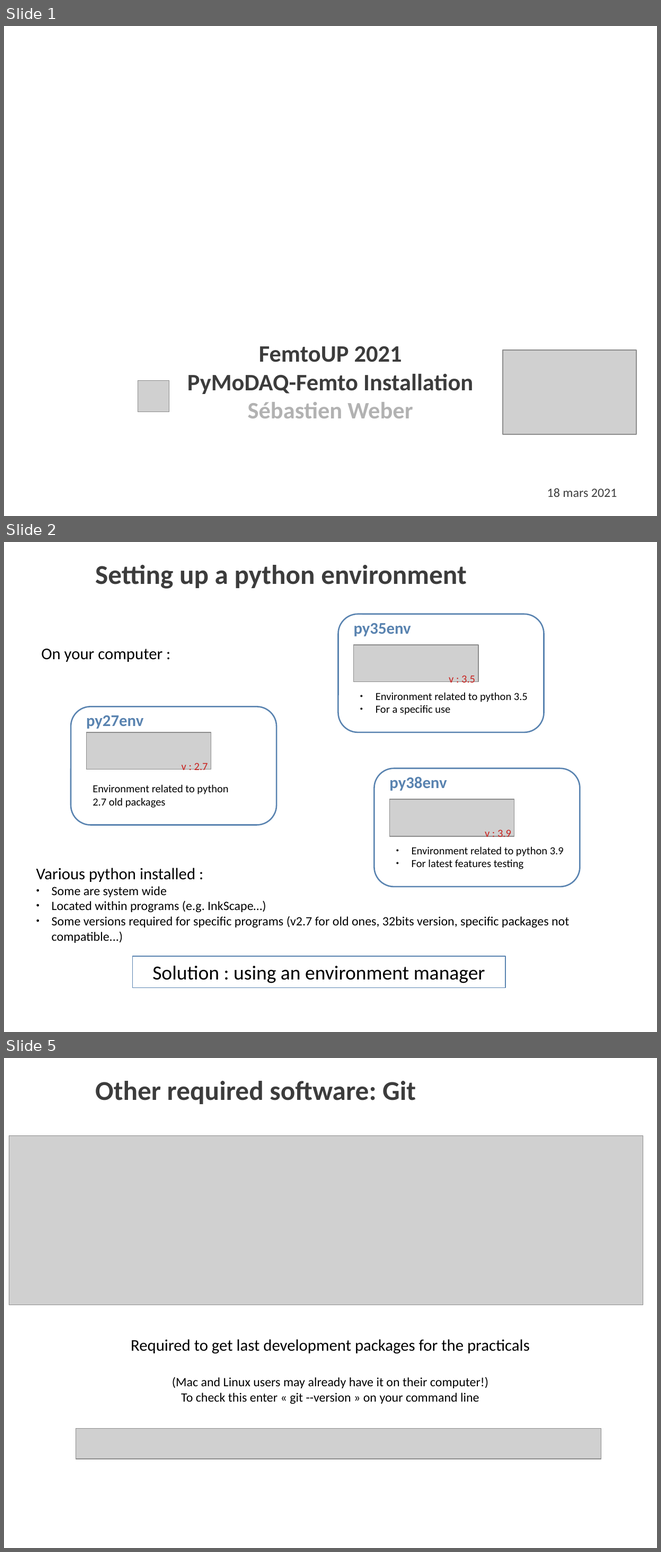
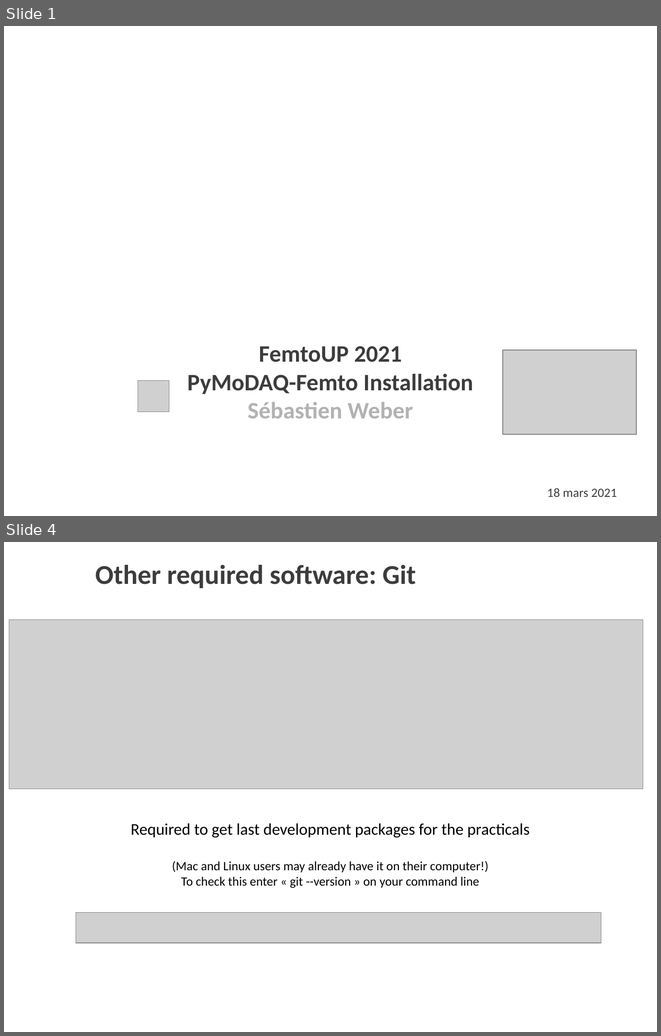
Before and after one commit to Ecole-Femto-2021/installation, a slide deck: install PyMoDAQ Femto.odp. Shown one above the other, each under a label of ours: slides 1, 2 and 5 before the commit, slides 1 and 4 after it; the slides between them are not shown. The pictures are 661x1552 and 661x1036 pixels, drawn with LibreOffice and Linux fonts; fonts in the diff are those of the drawing; grey boxes stand for pictures; background and template pictures are left out. Boxes give left, top, right and bottom in pixels: in the first picture for what was removed or moved away, otherwise in the second. Text is boxed around its words. In the diff, an @@ line names an element or a change of style, - is before the commit and + after.

Commit message:
added presentation to install the env

```diff
--- a/install PyMoDAQ Femto.odp
+++ b/install PyMoDAQ Femto.odp
@@ slide 2 removed at (x1=4, y1=542, x2=657, y2=1032), background picture (left out) @@
@@ text removed at (x1=95, y1=565, x2=466, y2=589) @@
-Setting up a python environment
@@ rounded rectangle removed at (x1=338, y1=614, x2=544, y2=732) @@
@@ text removed at (x1=354, y1=623, x2=411, y2=636) @@
-py35env
@@ text removed at (x1=41, y1=649, x2=162, y2=662) @@
-On your computer :
@@ picture removed at (x1=353, y1=644, x2=478, y2=682) @@
@@ text removed at (x1=449, y1=675, x2=475, y2=686) @@
-v : 3.5
@@ text removed at (x1=376, y1=692, x2=528, y2=715) @@
-● Environment related to python 3.5
-● For a specific use
@@ rounded rectangle removed at (x1=71, y1=706, x2=276, y2=824) @@
@@ text removed at (x1=86, y1=715, x2=143, y2=729) @@
-py27env
@@ picture removed at (x1=86, y1=732, x2=211, y2=769) @@
@@ text removed at (x1=182, y1=762, x2=208, y2=773) @@
-v : 2.7
@@ rounded rectangle removed at (x1=374, y1=768, x2=580, y2=886) @@
@@ text removed at (x1=389, y1=776, x2=447, y2=791) @@
-py38env
@@ text removed at (x1=93, y1=784, x2=228, y2=808) @@
-Environment related to python 2.7 old packages
@@ picture removed at (x1=390, y1=799, x2=514, y2=837) @@
@@ text removed at (x1=485, y1=829, x2=511, y2=840) @@
-v : 3.9
@@ text removed at (x1=412, y1=846, x2=564, y2=869) @@
-● Environment related to python 3.9
-● For latest features testing
@@ text removed at (x1=36, y1=867, x2=569, y2=943) @@
-Various python installed :
-● Some are system wide
-● Located within programs (e.g. InkScape…)
-● Some versions required for specific programs (v2.7 for old ones, 32bits version, specific packages not compatible...)
@@ rectangle removed at (x1=133, y1=956, x2=505, y2=987) @@
-Solution : using an environment manager
@@ what was slide 5 is now slide 4 @@
```
Also in this commit, not shown: 1 slide changed, 2 slides added, 4 other slides removed, 2 other files.
